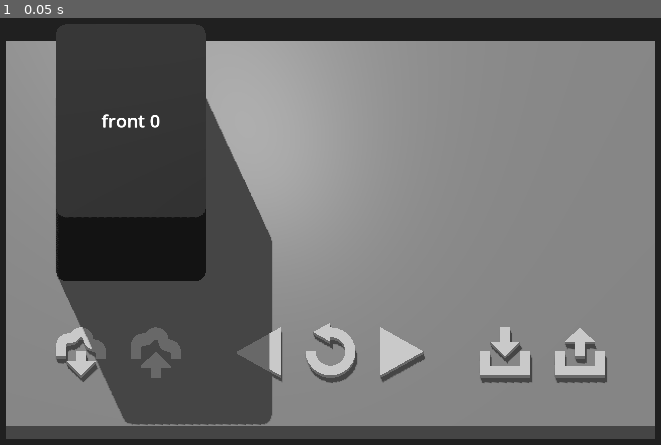
Above: before the commit, frame 1.
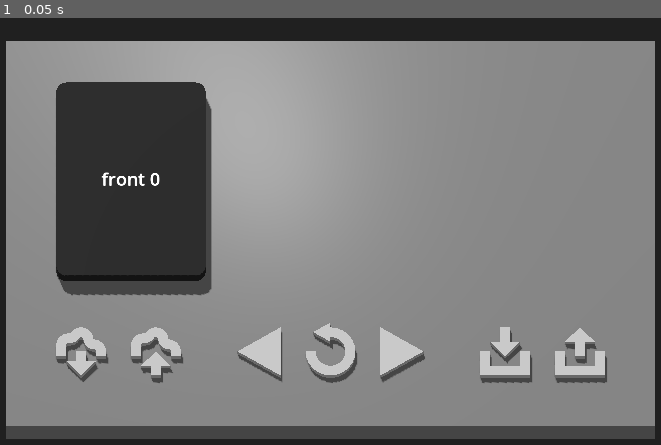
Above: after the commit, the same moment.

Repository: thompsop1sou/flash-card-app
Game: Godot game, scene res://table/table.tscn
The game is run twice, just before and just after one commit, with the same random seed, the same clock (stepped at 60 frames per second) and the same inputs.
Inputs:
- Up to frame 1 (0.05 s): no input

The runs differ from the first frame. In frame 1, 16% of the frame differs, in the area x 8-42%, y 5-96%.

Commit message:
Get MongoDB model up and working

Diff:
--- a/front-end/server.gd
+++ b/front-end/server.gd
@@ -57,6 +57,7 @@
 		return
 	# Parse the body
 	var body_string: String = body.get_string_from_utf8()
+	print(body_string)
 	var body_json = JSON.parse_string(body_string)
 	# If the body was successfuly parsed...
 	if typeof(body_json) == TYPE_DICTIONARY and body_json.has("name"):
--- a/front-end/table/table.gd
+++ b/front-end/table/table.gd
@@ -117,7 +117,7 @@
 func _ready() -> void:
 	# Add some demo cards to the draw stack
 	var card_str_pairs: Array[Dictionary] = []
-	for i in range(100):
+	for i in range(10):
 		card_str_pairs.append({"front": "front " + str(i), "back": "back " + str(i)})
 	load_card_str_pairs(card_str_pairs)
 
Not shown, changed: back-end/index.js
Not shown, added: back-end/model.js
Not shown, changed: back-end/package-lock.json
Not shown, changed: back-end/package.json
